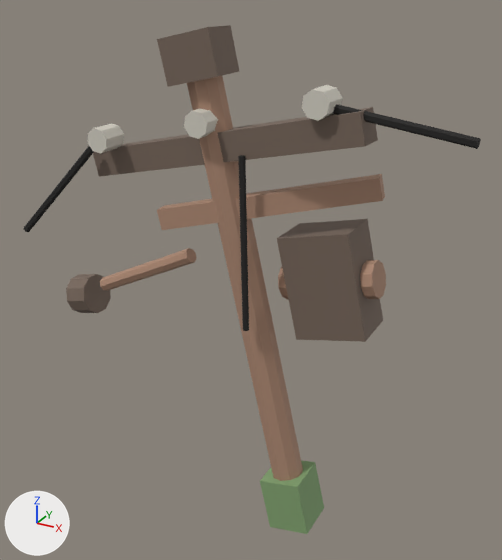
A saved change to the FBX model Assets/Art/Exports/rusted_utility_pole_v01.fbx.
Both versions are drawn from a camera (50 mm lens) standing at (1.08, -2.42, 2.42) and looking at (-0.32, 0.12, 1.15). The axes (+X, +Y, +Z) are drawn at lower left. The lights are the same throughout. The picture after the commit comes second. Where no turn or scale is listed for an object, it has been applied to the vertices.

The first picture shows 'broken lamp head', 'ceramic insulator 0.52', 'cut cable right', 'dangling cable', 'green algae wet base', 'hanging transformer box', 'lamp bent arm', 'leaning rusted pole shaft', 'main cross arm', 'splintered secondary arm', 'top broken cap', 'transformer side cap a', 'transformer side cap b' and 3 more.
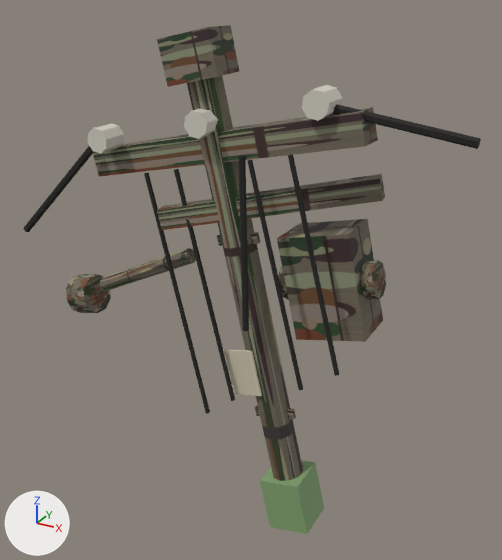
Diff of the bpy script that builds the scene:
```diff
--- a/Assets/Art/Exports/rusted_utility_pole_v01.fbx.py
+++ b/Assets/Art/Exports/rusted_utility_pole_v01.fbx.py
@@ mat_dark_corroded_metal @@
 mat_dark_corroded_metal = principled_material('dark corroded metal')
-mat_dark_corroded_metal.base_color = (0.18, 0.13, 0.1)  # brown #766559
-mat_dark_corroded_metal.roughness = 0.75
+mat_dark_corroded_metal.texture = img_rusted_pole_grime_v01_png
+mat_dark_corroded_metal.roughness = 0.82
@@ me_cylinder_010 @@
 me_cylinder_010.from_pydata(...)  # 16 vertices, 10 faces; spans x -0.278..0.278, y -0.035..0.035, z -0.159..0.159
-me_cylinder_010.materials.append(mat_rusted_wet_metal)  # beige #ad8973
+me_cylinder_010.materials.append(mat_rusted_wet_pole_texture)  # picture img_rusted_pole_grime_v01_png
@@ me_cylinder_001 @@
 me_cylinder_001.from_pydata(...)  # 20 vertices, 12 faces; spans x -0.31..0.31, y -0.08..0.08, z -1.04..1.04
-me_cylinder_001.materials.append(mat_rusted_wet_metal)  # beige #ad8973
+me_cylinder_001.materials.append(mat_rusted_wet_pole_texture)  # picture img_rusted_pole_grime_v01_png
@@ me_cylinder_005 @@
 me_cylinder_005.from_pydata(...)  # 20 vertices, 12 faces; spans x -0.041..0.041, y -0.08..0.08, z -0.08..0.08
-me_cylinder_005.materials.append(mat_rusted_wet_metal)  # beige #ad8973
+me_cylinder_005.materials.append(mat_rusted_wet_pole_texture)  # picture img_rusted_pole_grime_v01_png
@@ me_cylinder_006 @@
 me_cylinder_006.from_pydata(...)  # 20 vertices, 12 faces; spans x -0.041..0.041, y -0.08..0.08, z -0.08..0.08
-me_cylinder_006.materials.append(mat_rusted_wet_metal)  # beige #ad8973
+me_cylinder_006.materials.append(mat_rusted_wet_pole_texture)  # picture img_rusted_pole_grime_v01_png
@@ me_cube_017 @@
 me_cube_017.from_pydata(...)  # 8 vertices, 6 faces; spans x -0.47..0.47, y -0.146..0.146, z -0.15..0.15
-me_cube_017.materials.append(mat_rusted_wet_metal)  # beige #ad8973
+me_cube_017.materials.append(mat_rusted_wet_pole_texture)  # picture img_rusted_pole_grime_v01_png
@@ me_cylinder_014 @@
+me_cylinder_014.from_pydata([(-0.126, 0.013, 0.474), (0.143, -0.027, -0.469), (-0.126, 0.026, 0.474), (0.143, -0.014, -0.47), (-0.137, 0.031, 0.471), (0.132, -0.009, -0.473), (-0.145, 0.02, 0.469), (0.124, -0.02, -0.475), (-0.138, 0.01, 0.471), (0.131, -0.03, -0.472)], [], [(0, 1, 3, 2), (2, 3, 5, 4), (4, 5, 7, 6), (3, 1, 9, 7, 5), (6, 7, 9, 8), (8, 9, 1, 0), (0, 2, 4, 6, 8)])
+me_cylinder_014.materials.append(mat_black_rubber_cable)  # black #211f1e
@@ me_cylinder_015 @@
+me_cylinder_015.from_pydata([(-0.117, 0.013, 0.436), (0.134, -0.027, -0.43), (-0.117, 0.026, 0.435), (0.134, -0.014, -0.431), (-0.128, 0.031, 0.432), (0.123, -0.009, -0.434), (-0.136, 0.02, 0.43), (0.115, -0.02, -0.436), (-0.129, 0.01, 0.432), (0.122, -0.03, -0.433)], [], [(0, 1, 3, 2), (2, 3, 5, 4), (4, 5, 7, 6), (3, 1, 9, 7, 5), (6, 7, 9, 8), (8, 9, 1, 0), (0, 2, 4, 6, 8)])
+me_cylinder_015.materials.append(mat_black_rubber_cable)  # black #211f1e
@@ me_cylinder_012 @@
+me_cylinder_012.from_pydata([(-0.144, 0.013, 0.552), (0.161, -0.027, -0.547), (-0.144, 0.026, 0.552), (0.161, -0.014, -0.548), (-0.155, 0.031, 0.549), (0.15, -0.009, -0.551), (-0.163, 0.021, 0.547), (0.142, -0.019, -0.553), (-0.156, 0.01, 0.549), (0.149, -0.03, -0.55)], [], [(0, 1, 3, 2), (2, 3, 5, 4), (4, 5, 7, 6), (3, 1, 9, 7, 5), (6, 7, 9, 8), (8, 9, 1, 0), (0, 2, 4, 6, 8)])
+me_cylinder_012.materials.append(mat_black_rubber_cable)  # black #211f1e
@@ me_cylinder_013 @@
+me_cylinder_013.from_pydata([(-0.135, 0.013, 0.513), (0.152, -0.027, -0.508), (-0.135, 0.026, 0.513), (0.152, -0.014, -0.509), (-0.146, 0.031, 0.51), (0.141, -0.009, -0.512), (-0.154, 0.02, 0.508), (0.133, -0.019, -0.514), (-0.147, 0.01, 0.51), (0.14, -0.03, -0.511)], [], [(0, 1, 3, 2), (2, 3, 5, 4), (4, 5, 7, 6), (3, 1, 9, 7, 5), (6, 7, 9, 8), (8, 9, 1, 0), (0, 2, 4, 6, 8)])
+me_cylinder_013.materials.append(mat_black_rubber_cable)  # black #211f1e
@@ me_cube_091 @@
+me_cube_091.from_pydata([(-0.053, -0.006, -0.125), (-0.103, -0.006, 0.089), (-0.053, 0.006, -0.125), (-0.103, 0.006, 0.089), (0.103, -0.006, -0.089), (0.053, -0.006, 0.125), (0.103, 0.006, -0.089), (0.053, 0.006, 0.125)], [], [(0, 1, 3, 2), (2, 3, 7, 6), (6, 7, 5, 4), (4, 5, 1, 0), (2, 6, 4, 0), (7, 3, 1, 5)])
+me_cube_091.materials.append(mat_faded_pole_label)  # beige #cec5ad
@@ ob_hanging_loose_wire_2 @@
+ob_hanging_loose_wire_2 = bpy.data.objects.new('hanging loose wire 2', me_cylinder_014)
+ob_hanging_loose_wire_2.location = (-0.086, -0.1, 1.284)
@@ ob_hanging_loose_wire_3 @@
+ob_hanging_loose_wire_3 = bpy.data.objects.new('hanging loose wire 3', me_cylinder_015)
+ob_hanging_loose_wire_3.location = (0.08, -0.1, 1.363)
@@ ob_rusted_metal_band_lower @@
+ob_rusted_metal_band_lower = bpy.data.objects.new('rusted metal band lower', me_cube_092)  # 8 vertices, 6 faces; spans x -0.102..0.102, y -0.009..0.009, z -0.044..0.044; in mat_dark_corroded_metal (picture img_rusted_pole_grime_v01_png)
+ob_rusted_metal_band_lower.location = (-0.13, 0.0, 0.565)
@@ ob_hanging_loose_wire_0 @@
+ob_hanging_loose_wire_0 = bpy.data.objects.new('hanging loose wire 0', me_cylinder_012)
+ob_hanging_loose_wire_0.location = (-0.575, -0.1, 1.089)
@@ ob_rusted_metal_band_upper @@
+ob_rusted_metal_band_upper = bpy.data.objects.new('rusted metal band upper', me_cube_092.copy())
+ob_rusted_metal_band_upper.location = (-0.319, 0.0, 1.384)
@@ ob_hanging_loose_wire_1 @@
+ob_hanging_loose_wire_1 = bpy.data.objects.new('hanging loose wire 1', me_cylinder_013)
+ob_hanging_loose_wire_1.location = (-0.428, -0.1, 1.164)
@@ ob_faded_warning_label @@
+ob_faded_warning_label = bpy.data.objects.new('faded warning label', me_cube_091)
+ob_faded_warning_label.location = (-0.262, -0.078, 0.781)
```

Boxes (x1, y1, x2, y2) around the edits, measured in the pictures (502 x 560 px):
'leaning rusted pole shaft', recoloured (darker)
    both: (187, 76, 303, 481)
'hanging transformer box', surface changed
    both: (277, 219, 383, 341)
'main cross arm', surface changed
    both: (93, 111, 378, 177)
'splintered secondary arm', recoloured (beige to brown)
    both: (157, 174, 385, 230)
'top broken cap', surface changed
    both: (157, 26, 240, 87)
'lamp bent arm', recoloured (beige to brown)
    both: (100, 248, 196, 290)
'broken lamp head', surface changed
    both: (66, 274, 111, 313)
'faded warning label', added (beige)
    after: (223, 349, 262, 396)
'hanging loose wire 3', added
    after: (288, 155, 339, 376)
'hanging loose wire 2', added
    after: (247, 160, 303, 390)
'hanging loose wire 0', added
    after: (144, 172, 210, 414)
'hanging loose wire 1', added
    after: (174, 169, 235, 401)
'transformer side cap a', recoloured (beige to brown)
    both: (360, 260, 386, 299)
'transformer side cap b', recoloured (darker)
    both: (278, 267, 288, 299)
'rusted metal band upper', added
    after: (217, 232, 260, 246)
'rusted metal band lower', added
    after: (255, 405, 296, 419)
